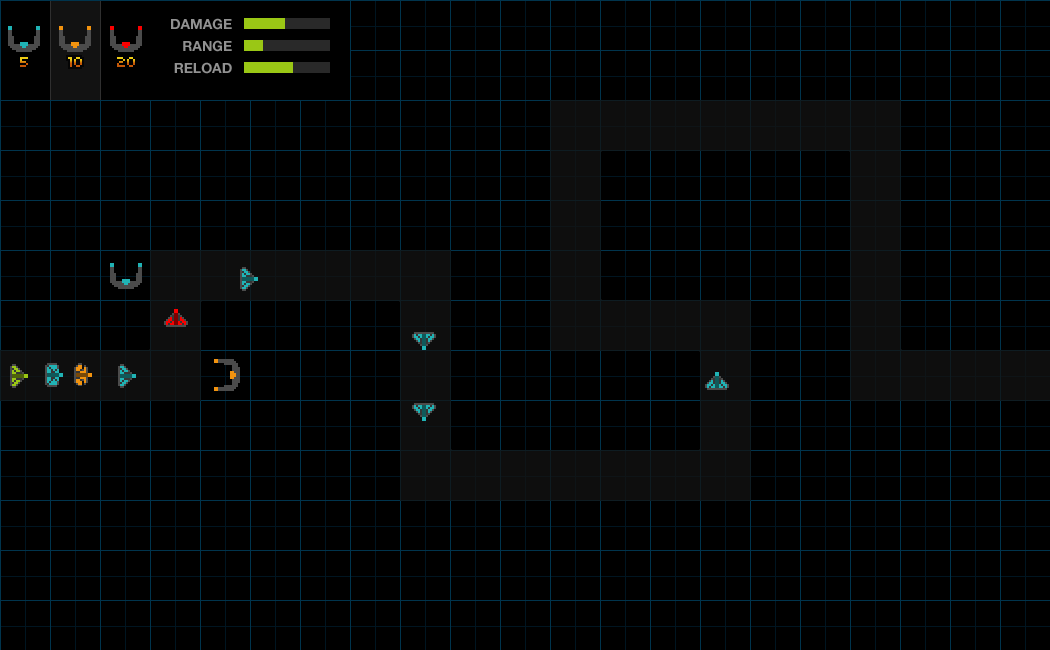
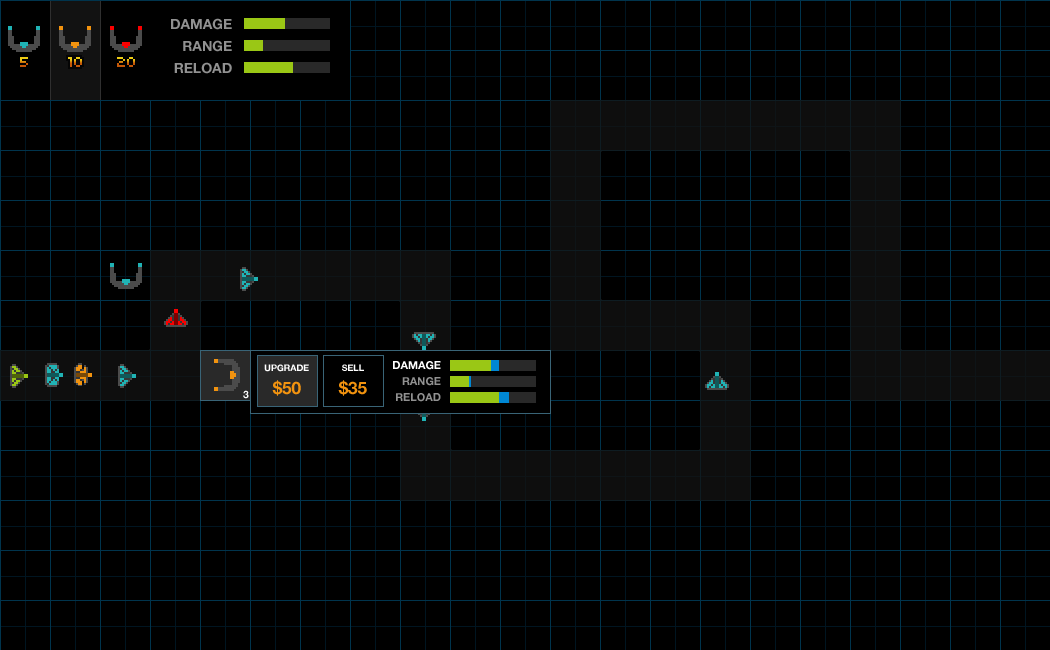
Comparing the layer stacks of the two (1050, 650) images. Changes:
added group "upgrade" (1st of 3) with 22 layers above "numbers" over [left=200, top=350, right=551, bottom=414]
added layer "$35" in group "upgrade" over [left=338, top=380, right=367, bottom=396]
added layer "$50" in group "upgrade" over [left=272, top=380, right=301, bottom=396]
added layer "upgrade" (2nd of 3, in "upgrade") in group "upgrade" over [left=264, top=364, right=309, bottom=372]
added layer "Shape 2 copy" in group "upgrade" over [left=257, top=355, right=318, bottom=407]
added layer "Shape 2" in group "upgrade" over [left=323, top=355, right=384, bottom=407]
added group "upgrade" (3rd of 3, in "upgrade") with 10 layers in group "upgrade" over [left=393, top=360, right=536, bottom=403]
added layer "Shape 1 copy 14" in group "upgrade" over [left=450, top=392, right=499, bottom=403]
added layer "Shape 1 copy 11" in group "upgrade" over [left=450, top=392, right=509, bottom=403]
added layer "Shape 1 copy 10" in group "upgrade" over [left=450, top=392, right=536, bottom=403]
added layer "Shape 1 copy 13" in group "upgrade" over [left=450, top=376, right=469, bottom=387]
added layer "Shape 1 copy 9" in group "upgrade" over [left=450, top=376, right=471, bottom=387]
added layer "Shape 1 copy 8" in group "upgrade" over [left=450, top=376, right=536, bottom=387]
added layer "Shape 1 copy 12" in group "upgrade" over [left=450, top=360, right=491, bottom=371]
added layer "Shape 1 copy 7" in group "upgrade" over [left=450, top=360, right=499, bottom=371]
added layer "Shape 1 copy 6" in group "upgrade" over [left=450, top=360, right=536, bottom=371]
added layer "damage range reload" (1st of 2, in "upgrade" › "upgrade") in group "upgrade" over [left=393, top=361, right=441, bottom=402]
added layer "Layer 6" in group "upgrade" over [left=250, top=350, right=551, bottom=414]
added layer "Layer 4" in group "upgrade" over [left=200, top=350, right=251, bottom=401]
…and 2 more changes (2 added)
